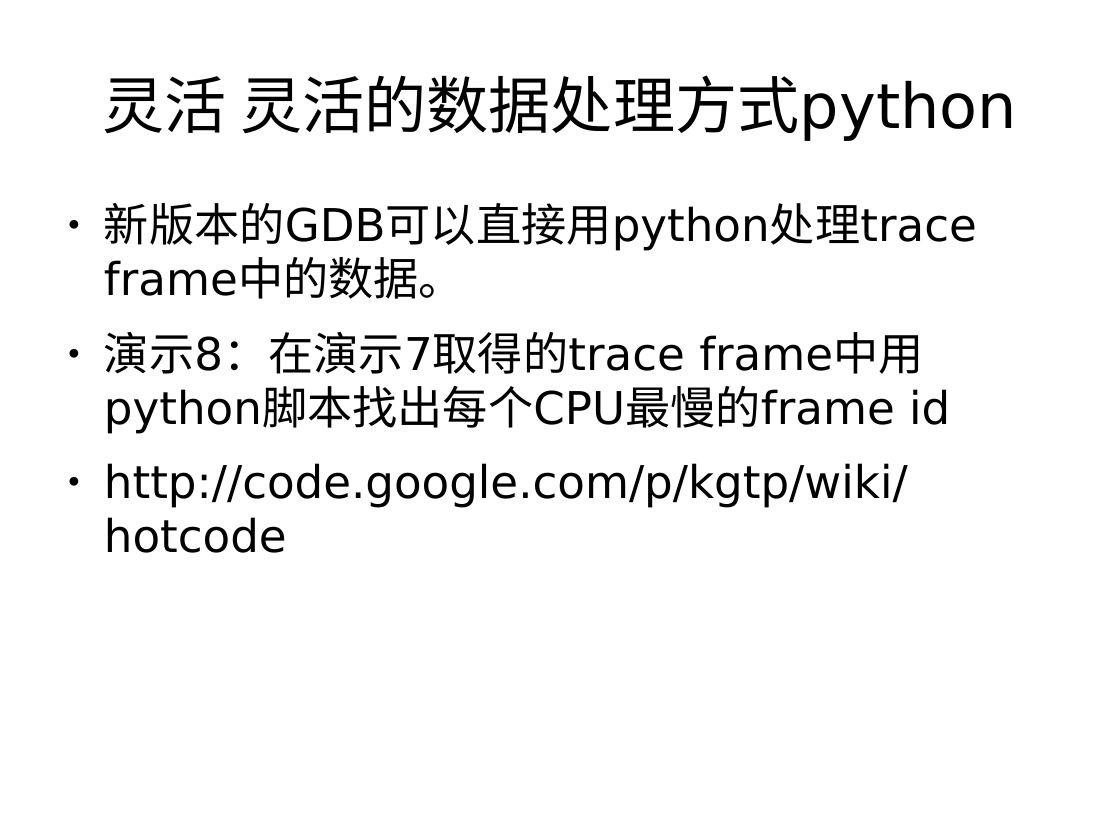
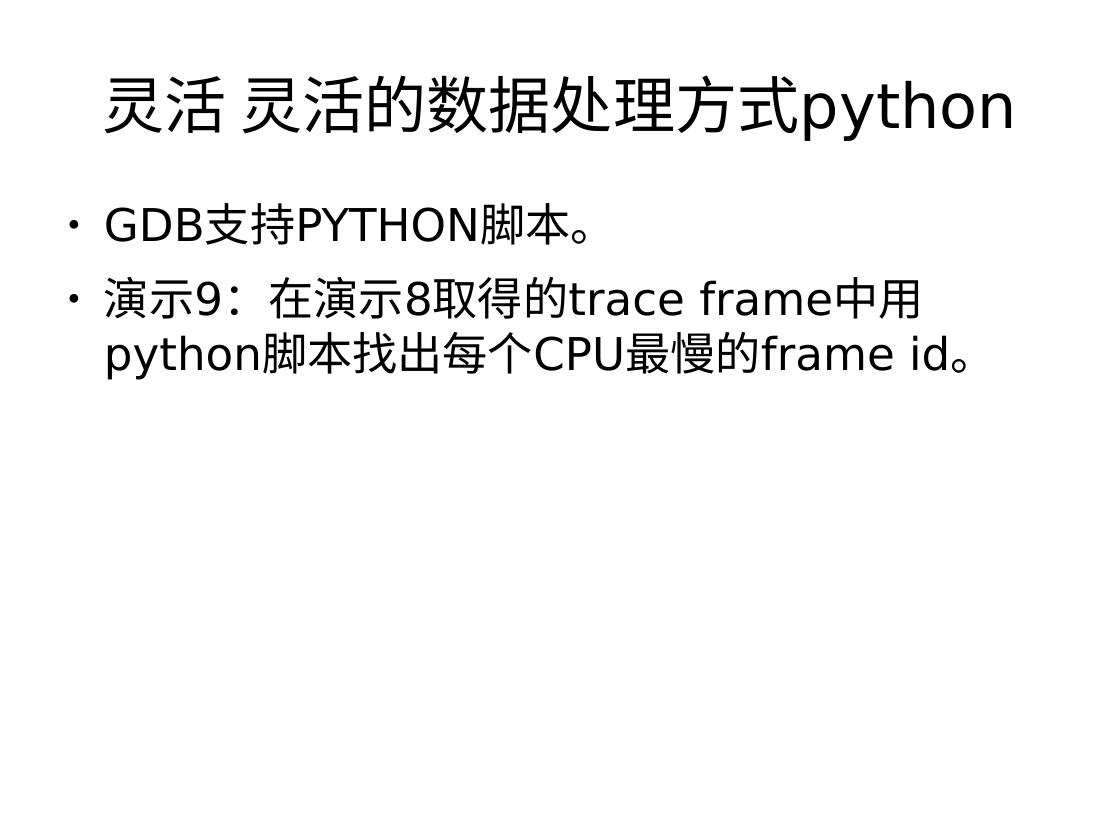
Before and after one commit to teawater/kgtp-misc, a slide deck: slide 16 of show/introduce/kgtpcn.odp (slide 15 before the commit). Drawn at 1120x840 pixels with LibreOffice and Linux fonts; fonts in the diff are those of the drawing. Boxes give left, top, right and bottom in pixels: in the first picture for what was removed or moved away, otherwise in the second. Text is boxed around its words. In the diff, an @@ line names an element or a change of style, - is before the commit and + after.

```diff
--- a/show/introduce/kgtpcn.odp
+++ b/show/introduce/kgtpcn.odp
@@ text at <box>104,205,996,373</box>: text changed @@
-● 新版本的GDB可以直接用python处理trace frame中的数据。
-● 演示8：在演示7取得的trace frame中用python脚本找出每个CPU最慢的frame id
-● http://code.google.com/p/kgtp/wiki/hotcode
+● GDB支持PYTHON脚本。
+● 演示9：在演示8取得的trace frame中用python脚本找出每个CPU最慢的frame id。
```
Also in this commit, not shown: 10 other slides changed, 8 slides added, 6 slides removed, 1 other file.
